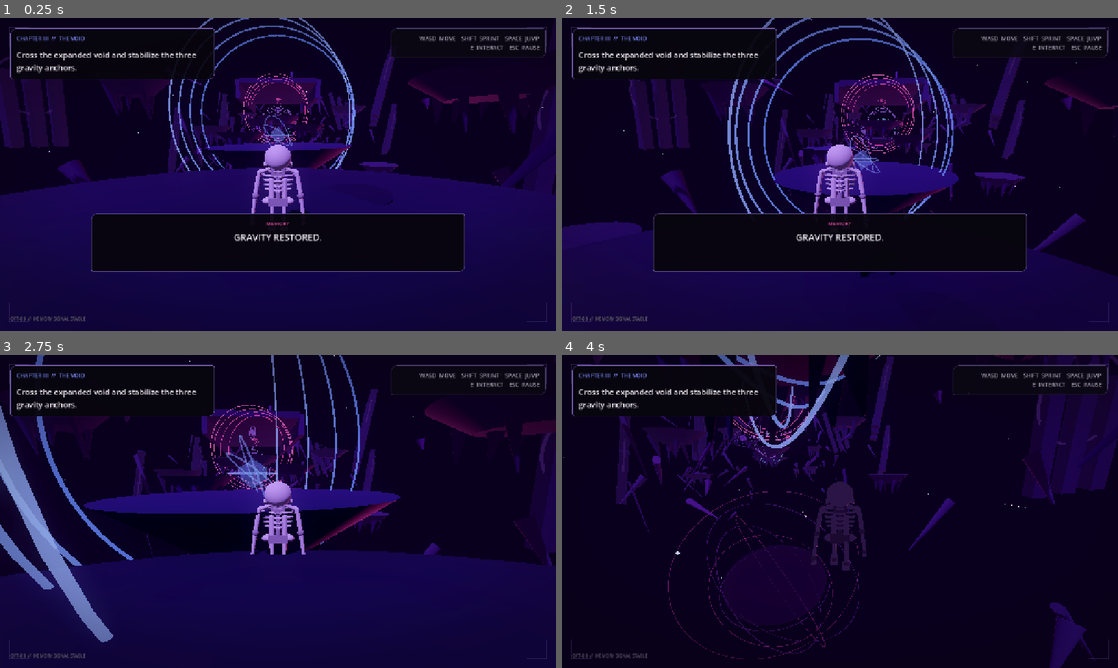
Above: before the commit, frames 1-4 (two rows, left to right).
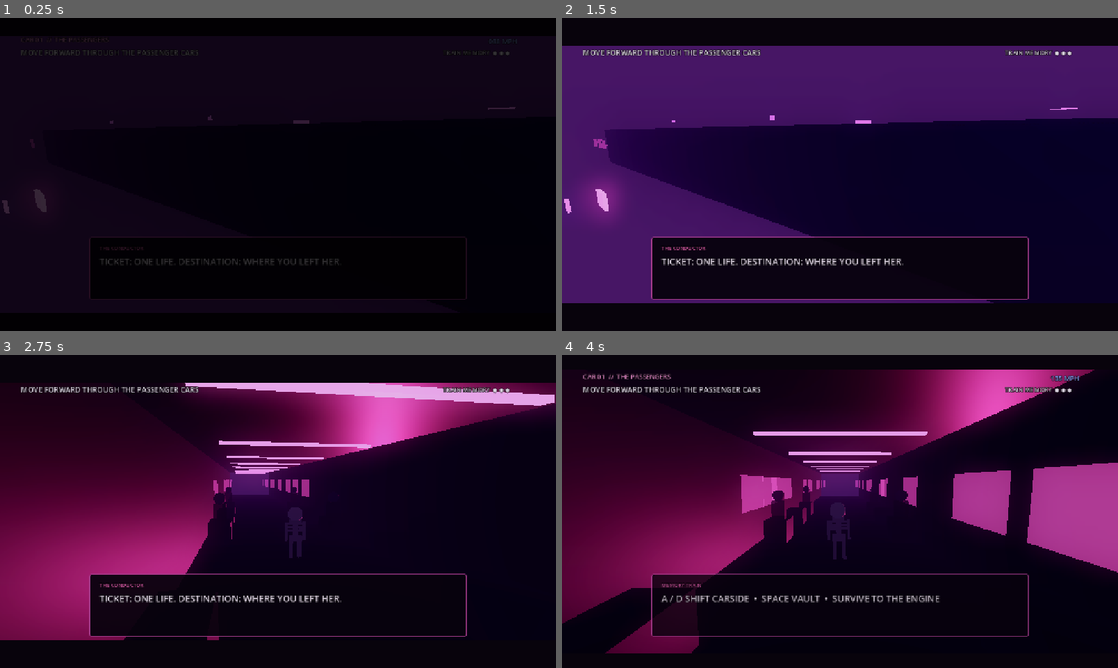
Above: after the commit, the same moments.

Repository: fuzeonspotify/outoftime
Game: Godot game, scene res://scenes/afterlife_city.tscn
Same seed, same stepped clock (60 frames per second), same inputs: the game is played once before the commit and once after it. This scene is started directly instead of the project's main scene.
Inputs (mouse positions are in pixels of both pictures, inside the frame that each line leads up to):
- Up to frame 1 (0.25 s): no input
- Up to frame 2 (1.5 s): tap Enter (ui_accept) at 0.5 s; move the mouse to (867, 174) at 0.52 s; hold E (interact) 0.53-1.28 s; hold W (move_forward, bound only before the commit) from 0.53 s (still down); tap Space (jump) at 0.77 s; move the mouse to (812, 174) at 1.27 s; tap E (interact) at 1.35 s
- Up to frame 3 (2.75 s): keep holding W (move_forward, bound only before the commit); tap Space (jump) at 1.52 s; move the mouse to (289, 505) at 2.02 s; hold Shift (sprint, bound only before the commit) from 2.03 s (still down); tap E (interact) at 2.3 s
- Up to frame 4 (4 s): keep holding W (move_forward, bound only before the commit); move the mouse to (834, 517) at 2.77 s; release Shift (sprint, bound only before the commit) at 2.78 s; tap 1 at 2.85 s; tap Space (jump) at 3.02, 3.77 s; tap E (interact) at 3.05 s; move the mouse to (878, 514) at 3.52 s; hold E (interact) from 3.53 s (still down); tap 2 at 3.6 s

The runs differ from the first frame. In frame 1, 54% of the frame differs, in the area x 0-100%, y 0-100%; in frame 2, 64%; in frame 3, 72%; in frame 4, 51%.

Commit message:
Replace void chapter with Memory Train

Diff:
--- a/scenes/afterlife_city.tscn
+++ b/scenes/afterlife_city.tscn
@@ -1,22 +1,6 @@
-[gd_scene load_steps=6 format=3]
+[gd_scene load_steps=2 format=3]
 
-[ext_resource type="Script" path="res://scripts/world/afterlife_void_release.gd" id="1_void"]
-[ext_resource type="Script" path="res://scripts/world/nightclub_transition.gd" id="2_transition"]
-[ext_resource type="Script" path="res://scripts/world/void_glb_loader.gd" id="3_glb"]
-[ext_resource type="Script" path="res://scripts/ui/scene_ui_polish.gd" id="4_ui"]
-[ext_resource type="Script" path="res://scripts/world/interaction_release_polish.gd" id="5_interactions"]
+[ext_resource type="Script" path="res://scripts/world/memory_train.gd" id="1_train"]
 
-[node name="AfterlifeVoid" type="Node3D"]
-script = ExtResource("1_void")
-
-[node name="NightclubTransition" type="Node" parent="."]
-script = ExtResource("2_transition")
-
-[node name="VoidGLBExpansion" type="Node" parent="."]
-script = ExtResource("3_glb")
-
-[node name="SceneUIPolish" type="Node" parent="."]
-script = ExtResource("4_ui")
-
-[node name="InteractionReleasePolish" type="Node" parent="."]
-script = ExtResource("5_interactions")
+[node name="MemoryTrain" type="Node3D"]
+script = ExtResource("1_train")
